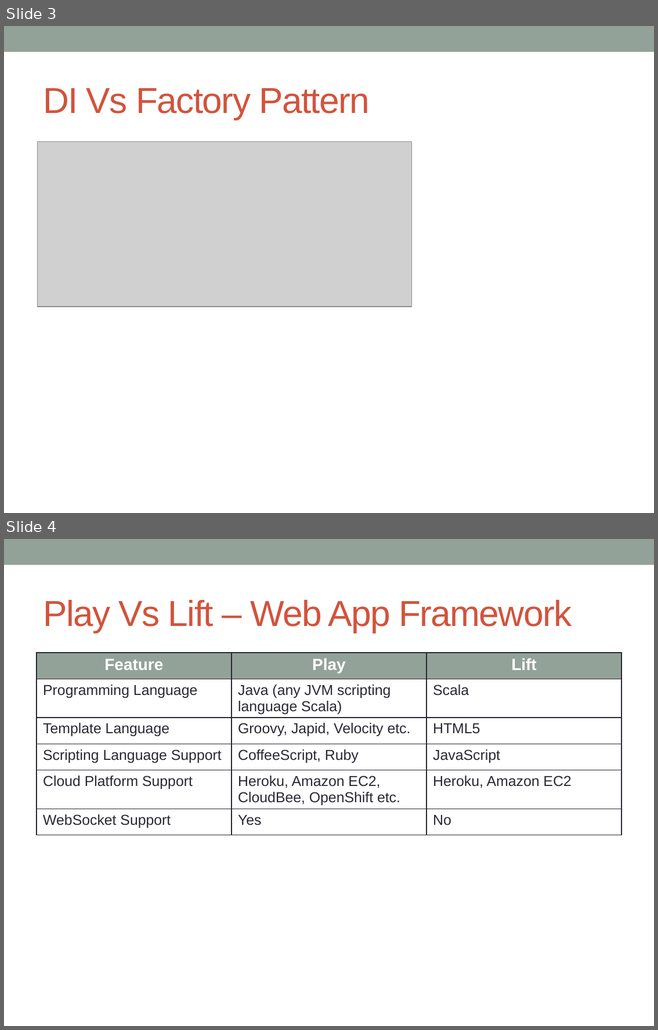
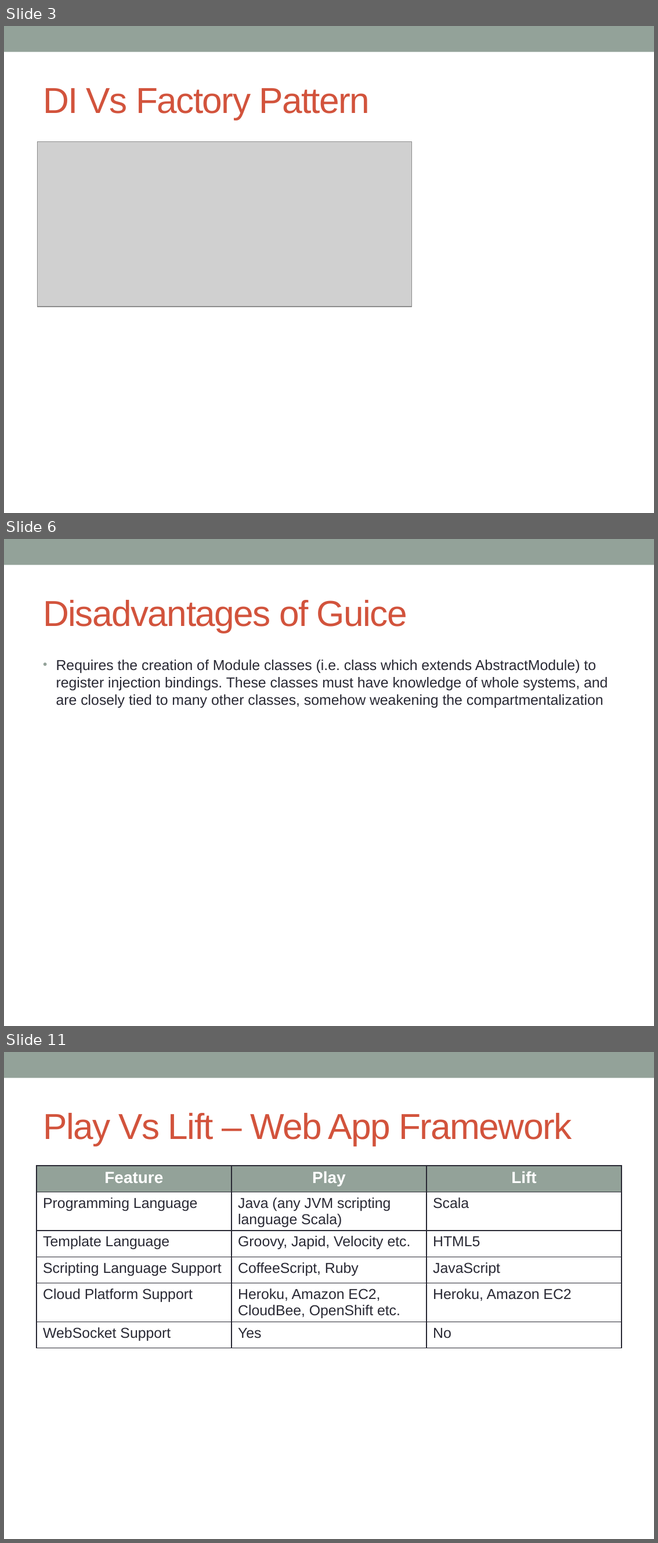
Before and after one commit to notionquest/ProjectDocumentation, a slide deck: Frameworks.pptx. Shown one above the other, each under a label of ours: slides 3 and 4 before the commit, slides 3, 6 and 11 after it; the slides between them are not shown. The pictures are 658x1030 and 658x1543 pixels, drawn with LibreOffice and Linux fonts; fonts in the diff are those of the drawing; grey boxes stand for pictures. Boxes give left, top, right and bottom in pixels: in the first picture for what was removed or moved away, otherwise in the second. Text is boxed around its words. In the diff, an @@ line names an element or a change of style, - is before the commit and + after.

```diff
--- a/Frameworks.pptx
+++ b/Frameworks.pptx
@@ slide 6 added at (4,539,654,1026), background #FFFFFF; not listed: 1 template element that a slide beside it also shows @@
@@ title added at (43,600,407,633), 40 pt, text #D2533C @@
+Disadvantages of Guice
@@ text added at (56,660,607,708), 16 pt, text #292934 @@
+• Requires the creation of Module classes (i.e. class which extends AbstractModule) to register injection bindings. These classes must have knowledge of whole systems, and are closely tied to many other classes, somehow weakening the compartmentalization
@@ what was slide 4 is now slide 11 @@
```
Also in this commit, not shown: 2 slides changed, 6 other slides added, 5 other files.
